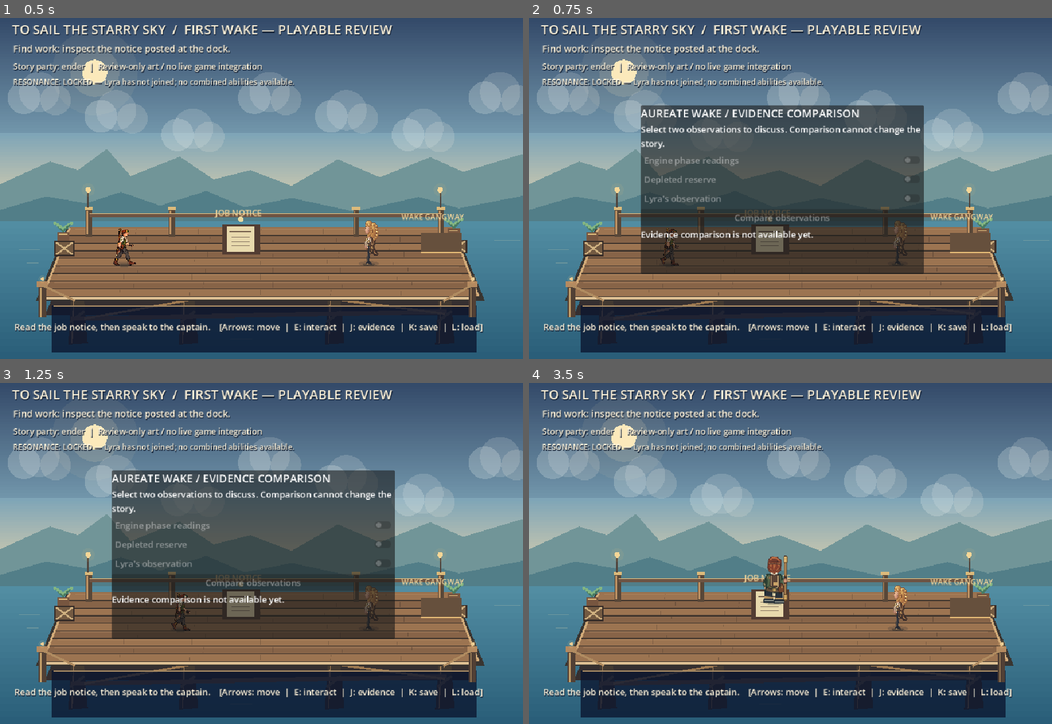
Above: before the commit, frames 1-4 (two rows, left to right).
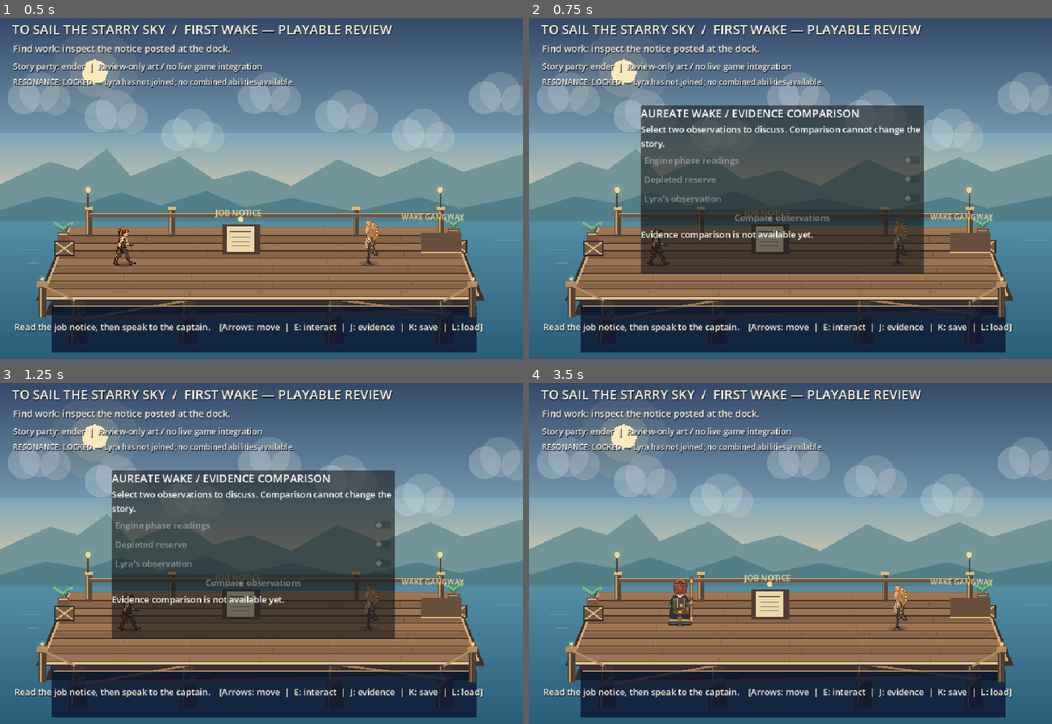
Above: after the commit, the same moments.

Repository: ndrorchestration/ToSailaStarrySky-jrpg
Game: Godot game, scene res://scenes/first_wake_job_preview.tscn
The game is run twice, just before and just after one commit, with the same random seed, the same clock (stepped at 60 frames per second) and the same inputs. This scene is started directly instead of the project's main scene.
Inputs:
- Up to frame 1 (0.5 s): no input
- Up to frame 2 (0.75 s): tap Enter at 0.5 s; hold Right (ui_right) from 0.53 s (still down); tap J at 0.6 s
- Up to frame 3 (1.25 s): keep holding Right (ui_right)
- Up to frame 4 (3.5 s): release Right (ui_right) at 1.28 s; hold Down (ui_down) 1.28-2.03 s; tap 1 (aetherwake_ch1_choice_a) at 1.35 s; tap J at 1.55, 2.3, 3.05 s; hold Right (ui_right) 2.03-2.78 s; tap 2 (aetherwake_ch1_choice_b) at 2.1 s; hold Up (ui_up) from 2.78 s (still down); tap 3 (aetherwake_ch1_choice_c) at 2.85 s

Frame 1 is identical in both runs. In frame 2, 0.2% of the frame differs, in the area x 22-29%, y 61-73%; in frame 3, 0.3%; in frame 4, 1.0%, in the area x 26-50%, y 50-72%.

Commit message:
fix(godot): pause preview player control while Evidence Notebook is open

Diff:
--- a/godot/scripts/first_wake_job_preview.gd
+++ b/godot/scripts/first_wake_job_preview.gd
@@ -192,6 +192,10 @@
             evidence_panel.visible = not evidence_panel.visible
             if evidence_panel.visible:
                 evidence_panel.refresh()
+                # A journal is modal: prevent player movement behind the overlay.
+                ender.player_controlled = false
+            else:
+                ender.player_controlled = not dialogue_open and opening.step_key() != "preflight"
             get_viewport().set_input_as_handled()
             return
         if evidence_panel.visible:
